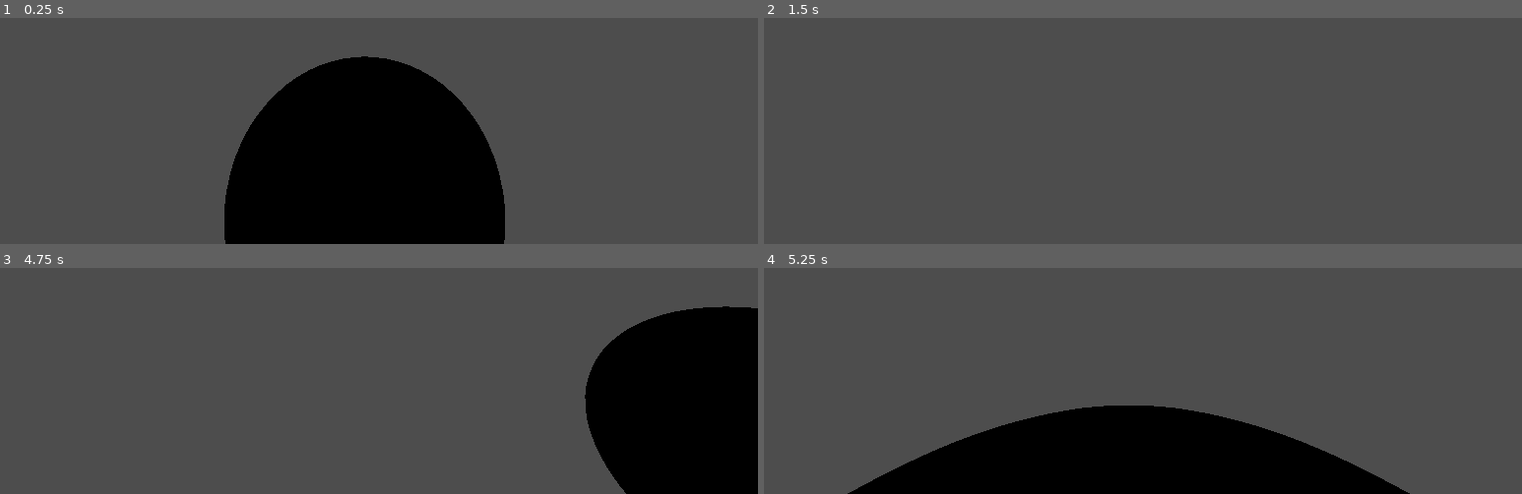
Above: before the commit, frames 1-4 (two rows, left to right).
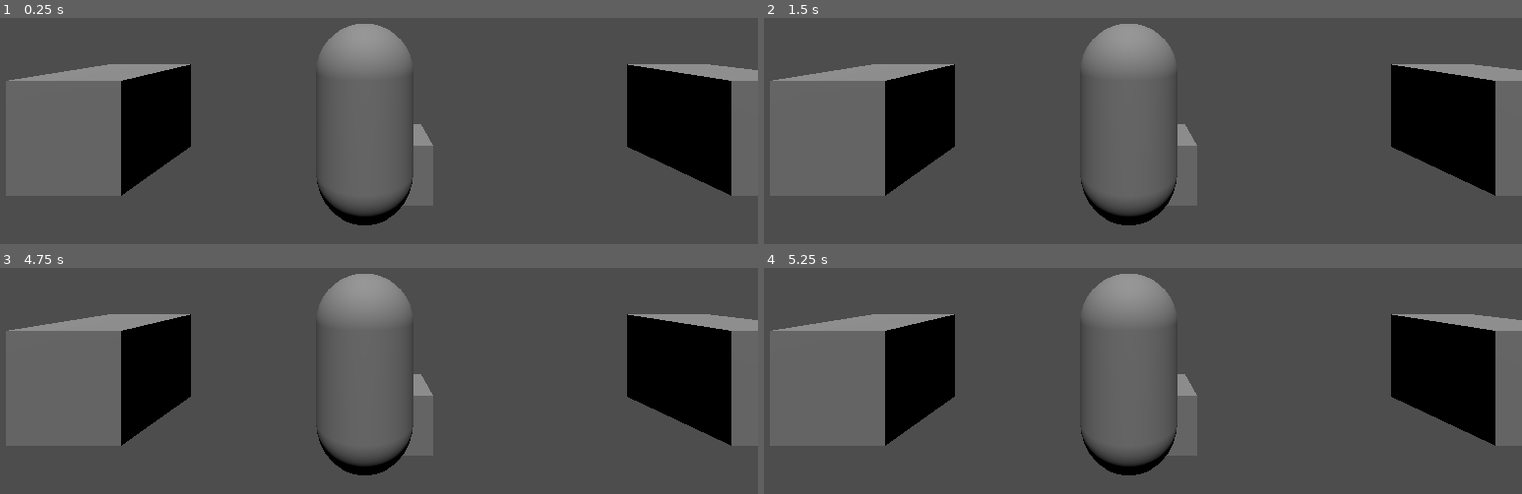
Above: after the commit, the same moments.

Repository: jbannisterly/SetInStone
Game: Godot game, scene res://Scene.tscn
Two runs of this game, one before a commit and one after it. Both use one fixed random seed, a clock stepped at 60 frames per second and the inputs below.
Inputs:
- Up to frame 1 (0.25 s): no input
- Up to frame 2 (1.5 s): tap Enter (ui_accept) at 0.5, 0.77 s; hold Right (ui_right) 0.53-1.28 s; hold Down (ui_down) from 1.28 s (still down)
- Up to frame 3 (4.75 s): tap Enter (ui_accept) at 1.52, 2, 2.75, 3.02, 3.5, 3.77, 4.25, 4.52 s; release Down (ui_down) at 2.03 s; hold Right (ui_right) 2.03-2.78 s; hold Up (ui_up) 2.78-3.53 s; hold Left (ui_left) from 3.53 s (still down)
- Up to frame 4 (5.25 s): release Left (ui_left) at 5.03 s; hold Down (ui_down) from 5.03 s (still down)

The runs differ from the first frame. In frame 1, 38% of the frame differs, in the area x 1-100%, y 2-100%; in frame 2, 15%; in frame 3, 19%; in frame 4, 33%.

Commit message:
basic movement

Diff:
--- a/set-in-stone/Player.tscn
+++ b/set-in-stone/Player.tscn
@@ -2,7 +2,7 @@
 
 [ext_resource type="Script" uid="uid://c3b3fqrek4e3" path="res://player_movement.gd" id="1_xhfnw"]
 
-[sub_resource type="SphereMesh" id="SphereMesh_xhfnw"]
+[sub_resource type="CapsuleMesh" id="CapsuleMesh_xhfnw"]
 
 [sub_resource type="CapsuleShape3D" id="CapsuleShape3D_0rwas"]
 
@@ -10,7 +10,13 @@
 script = ExtResource("1_xhfnw")
 
 [node name="MeshInstance3D" type="MeshInstance3D" parent="." unique_id=1756730682]
-mesh = SubResource("SphereMesh_xhfnw")
+mesh = SubResource("CapsuleMesh_xhfnw")
 
 [node name="CollisionShape3D" type="CollisionShape3D" parent="." unique_id=1045125332]
 shape = SubResource("CapsuleShape3D_0rwas")
+
+[node name="SpringArm3D" type="SpringArm3D" parent="." unique_id=1911090892]
+transform = Transform3D(-1, 0, -8.742278e-08, 0, 1, 0, 8.742278e-08, 0, -1, 0, 1, -2)
+
+[node name="Camera3D" type="Camera3D" parent="SpringArm3D" unique_id=2067000389]
+current = true
--- a/set-in-stone/Scene.tscn
+++ b/set-in-stone/Scene.tscn
@@ -1,11 +1,23 @@
 [gd_scene format=3 uid="uid://lbwfa76sgdfw"]
 
 [ext_resource type="PackedScene" uid="uid://chv3rwgouf4iw" path="res://Player.tscn" id="1_t6lng"]
+[ext_resource type="PackedScene" uid="uid://bcwda3rd0jmhc" path="res://test_cube.tscn" id="2_4cvuw"]
 
-[node name="Node3D" type="Node3D" unique_id=2051597188]
+[node name="Main" type="Node3D" unique_id=2051597188]
 
-[node name="Node3D" parent="." unique_id=848546064 instance=ExtResource("1_t6lng")]
+[node name="Player" parent="." unique_id=848546064 instance=ExtResource("1_t6lng")]
 
-[node name="Camera3D" type="Camera3D" parent="." unique_id=1383600645]
-transform = Transform3D(1, 0, 0, 0, 0.99975127, -0.022303458, 0, 0.022303458, 0.99975127, 0, 0.60986114, 1.1519041)
-current = true
+[node name="Node3D" parent="." unique_id=946068556 instance=ExtResource("2_4cvuw")]
+transform = Transform3D(1, 0, 0, 0, 1, 0, 0, 0, 1, 2.6154518, 0, 0)
+
+[node name="Node3D2" parent="." unique_id=1500948735 instance=ExtResource("2_4cvuw")]
+transform = Transform3D(1, 0, 0, 0, 1, 0, 0, 0, 1, -0.62742937, -1.5220637, 2.2617393)
+
+[node name="Node3D3" parent="." unique_id=1317913754 instance=ExtResource("2_4cvuw")]
+transform = Transform3D(1, 0, 0, 0, 1, 0, 0, 0, 1, 0, 0, -4.30848)
+
+[node name="Node3D4" parent="." unique_id=559755593 instance=ExtResource("2_4cvuw")]
+transform = Transform3D(1, 0, 0, 0, 1, 0, 0, 0, 1, -3.6859384, 0, 0)
+
+[node name="DirectionalLight3D" type="DirectionalLight3D" parent="." unique_id=1575724858]
+transform = Transform3D(1, 1.7484555e-07, 0, 7.6921424e-08, -0.43993926, 0.89802754, 1.5701612e-07, -0.89802754, -0.43993926, 0, 2, 0)
--- a/set-in-stone/player_movement.gd
+++ b/set-in-stone/player_movement.gd
@@ -16,8 +16,23 @@
 
 	# Get the input direction and handle the movement/deceleration.
 	# As good practice, you should replace UI actions with custom gameplay actions.
-	var input_dir := Input.get_vector("ui_left", "ui_right", "ui_up", "ui_down")
-	var direction := (transform.basis * Vector3(input_dir.x, 0, input_dir.y)).normalized()
+
+	var input_dir = Vector3(0,0,0)
+
+	input_dir.x = 0
+	input_dir.y = 0
+	input_dir.z = 0
+
+	if (Input.is_key_pressed(KEY_W)):
+		input_dir.z += 1
+	if (Input.is_key_pressed(KEY_S)):
+		input_dir.z -= 1
+	if (Input.is_key_pressed(KEY_D)):
+		input_dir.x -= 1
+	if (Input.is_key_pressed(KEY_A)):
+		input_dir.x += 1
+
+	var direction := (transform.basis * Vector3(input_dir.x, 0, input_dir.z)).normalized()
 	if direction:
 		velocity.x = direction.x * SPEED
 		velocity.z = direction.z * SPEED
--- /dev/null
+++ b/set-in-stone/test_cube.tscn
@@ -0,0 +1,8 @@
+[gd_scene format=3 uid="uid://bcwda3rd0jmhc"]
+
+[sub_resource type="BoxMesh" id="BoxMesh_pvttt"]
+
+[node name="Node3D" type="Node3D" unique_id=946068556]
+
+[node name="MeshInstance3D" type="MeshInstance3D" parent="." unique_id=1260366528]
+mesh = SubResource("BoxMesh_pvttt")
